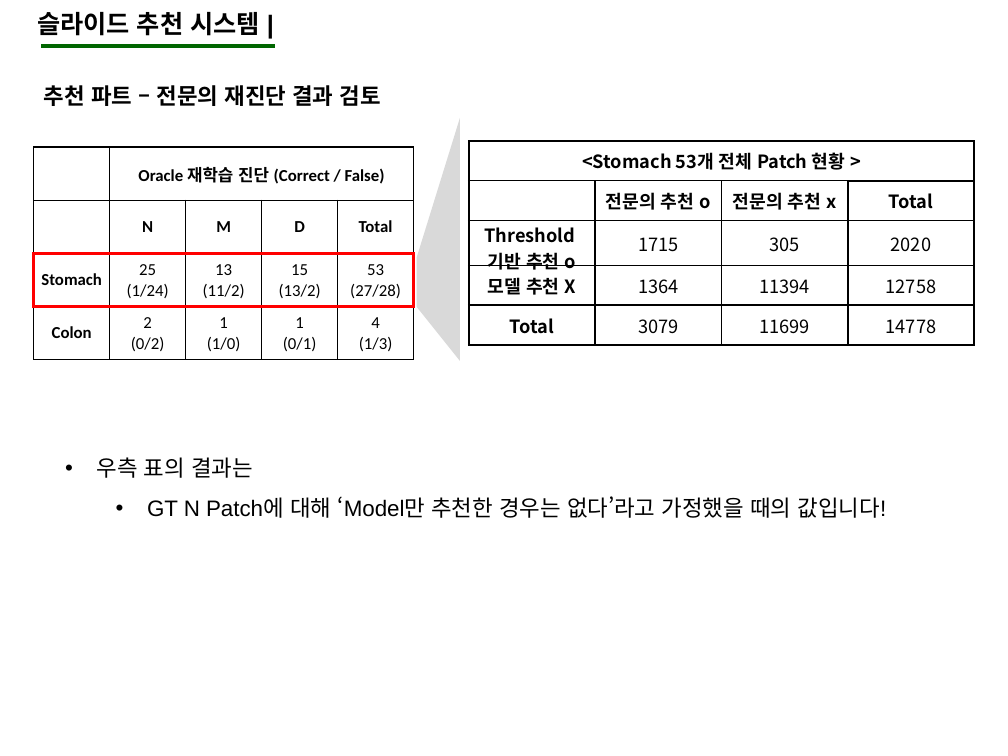
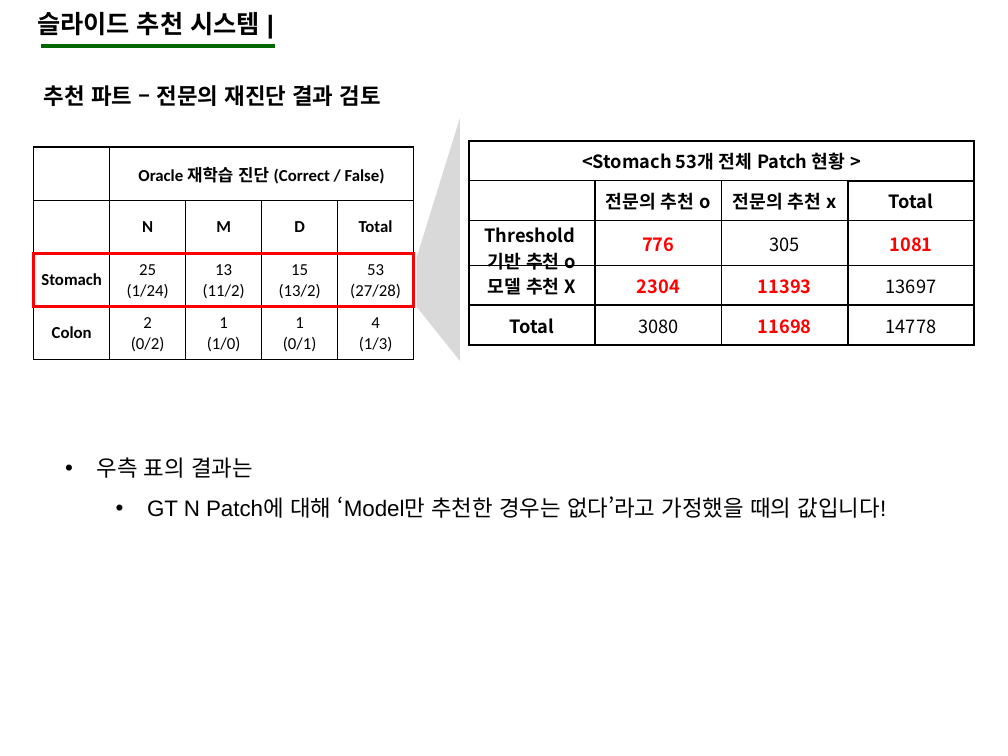
Before and after one commit to gusrn0505/TIL, a slide deck: slide 2 of 씨젠/무진형/[Stomach 53WSI] Patch 현황 분석.pptx. Drawn at 1008x756 pixels with LibreOffice and Linux fonts; fonts in the diff are those of the drawing. Boxes give left, top, right and bottom in pixels: in the first picture for what was removed or moved away, otherwise in the second. Text is boxed around its words. In the diff, an @@ line names an element or a change of style, - is before the commit and + after.

```diff
--- a/씨젠/무진형/[Stomach 53WSI] Patch 현황 분석.pptx
+++ b/씨젠/무진형/[Stomach 53WSI] Patch 현황 분석.pptx
@@ table at (469, 141, 973, 345) @@
-row 3, column 2: 1715
+row 3, column 2: 776
-row 3, column 4: 2020
+row 3, column 4: 1081
-row 4: 모델 추천 X | 1364 | 11394 | 12758
+row 4: 모델 추천 X | 2304 | 11393 | 13697
-row 5, column 2: 3079
+row 5, column 2: 3080
-row 5, column 3: 11699
+row 5, column 3: 11698
```
Also in this commit, not shown: 12 other files.
